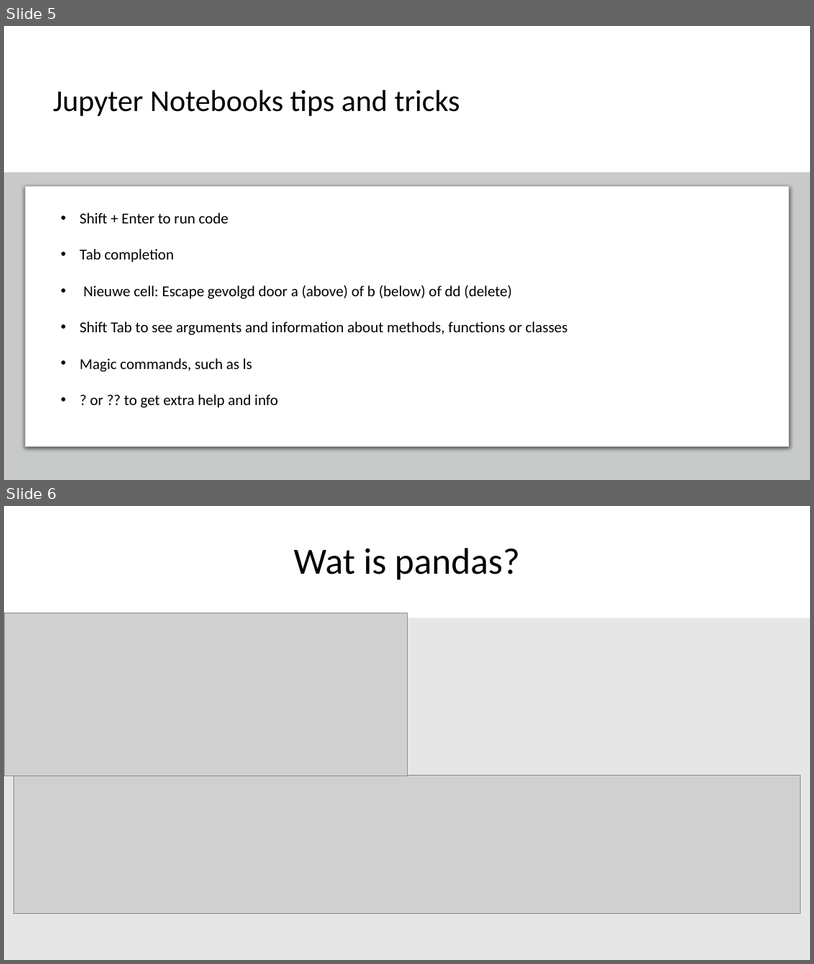
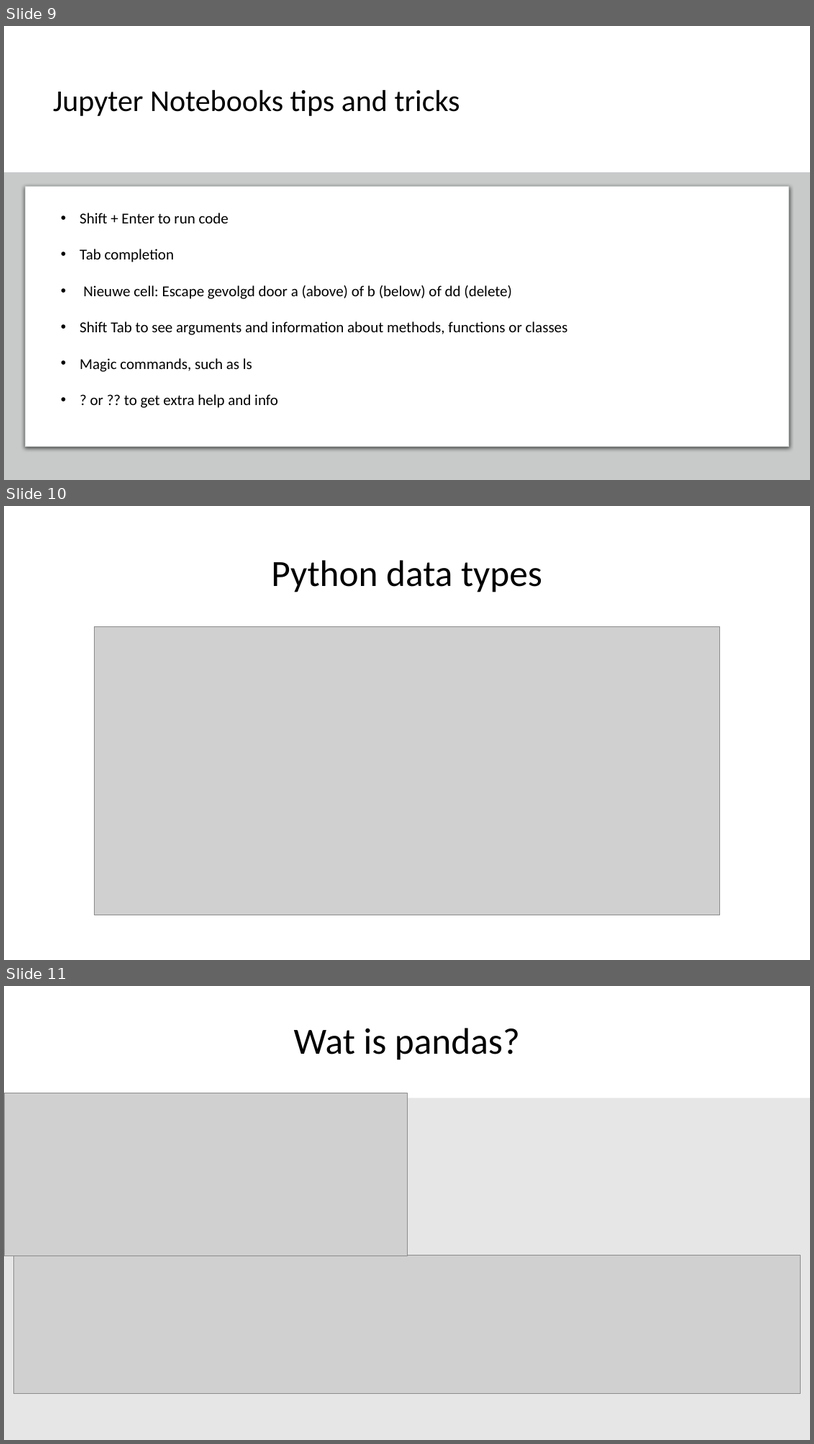
Before and after one commit to SandervandenOord/pandas_training, a slide deck: Pandas_Training_Slides.pptx. Shown one above the other, each under a label of ours: slides 5 and 6 before the commit, slides 9, 10 and 11 after it. The pictures are 814x964 and 814x1444 pixels, drawn with LibreOffice and Linux fonts; fonts in the diff are those of the drawing; grey boxes stand for pictures. Boxes give left, top, right and bottom in pixels: in the first picture for what was removed or moved away, otherwise in the second. Text is boxed around its words. In the diff, an @@ line names an element or a change of style, - is before the commit and + after.

Commit message:
added slides on why pandas and python

```diff
--- a/Pandas_Training_Slides.pptx
+++ b/Pandas_Training_Slides.pptx
@@ slide 10 added at (4,506,810,960), background #FFFFFF @@
@@ title added at (271,560,543,592), 44 pt, text #000000 @@
+Python data types
@@ picture added at (94,627,720,915) @@
@@ what was slide 5 is now slide 9 @@
@@ what was slide 6 is now slide 11 @@
```
Also in this commit, not shown: 4 other slides added.
